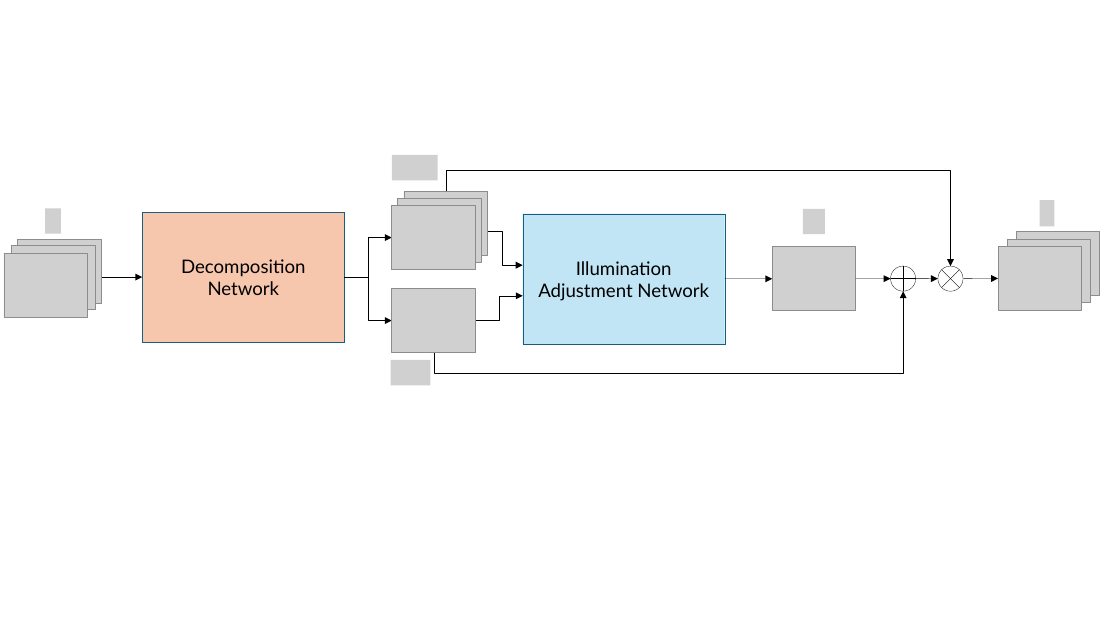
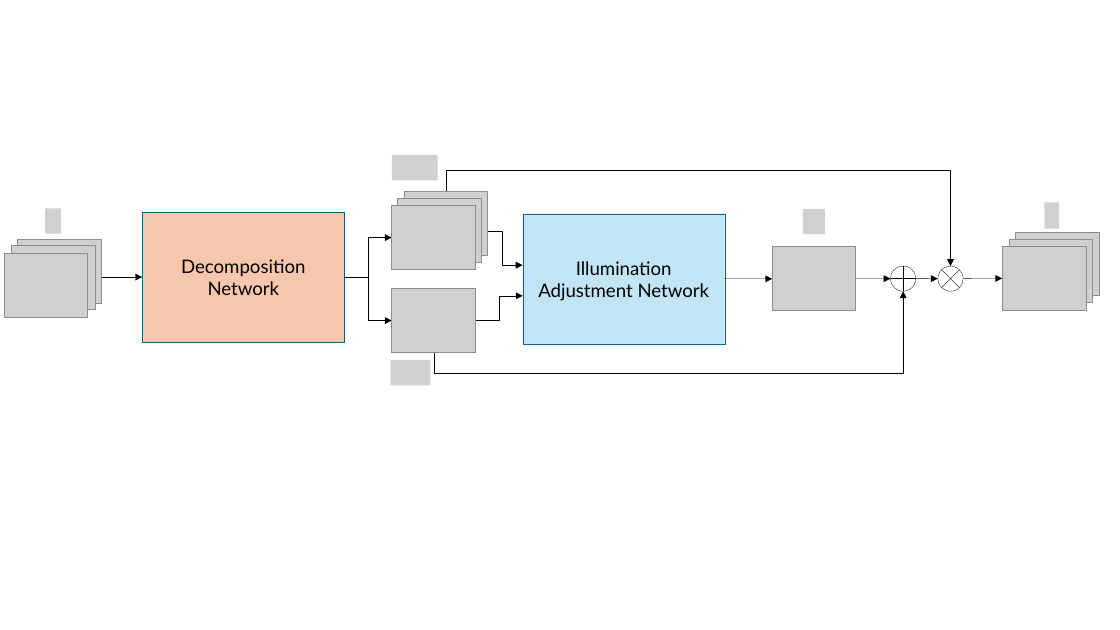
Before and after one commit to medemirhan/Self-supervised-Image-Enhancement-Network-Training-With-Low-Light-Images-Only, a slide deck: slide 3 of network.pptx. Drawn at 1120x630 pixels with LibreOffice and Linux fonts; fonts in the diff are those of the drawing; grey boxes stand for pictures. Boxes give left, top, right and bottom in pixels: in the first picture for what was removed or moved away, otherwise in the second. Text is boxed around its words. In the diff, an @@ line names an element or a change of style, - is before the commit and + after.

```diff
--- a/network.pptx
+++ b/network.pptx
@@ picture: place and size @@
-picture at [1040,200,1055,226]
+picture at [1044,202,1060,229]
@@ picture: place and size @@
-picture at [998,247,1081,311]
+picture at [1002,247,1086,310]
@@ arrow moved from (964, 279) - (998, 279) to (964, 279) - (1002, 278) @@
```
Also in this commit, not shown: 2 other files.
